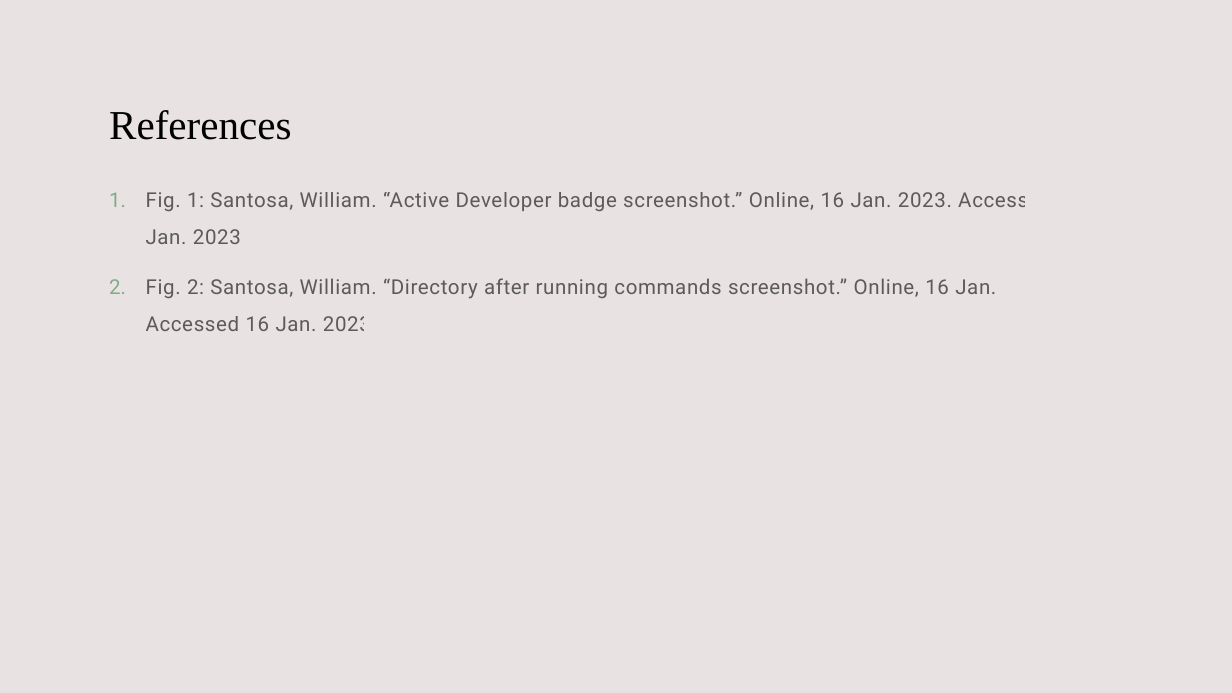
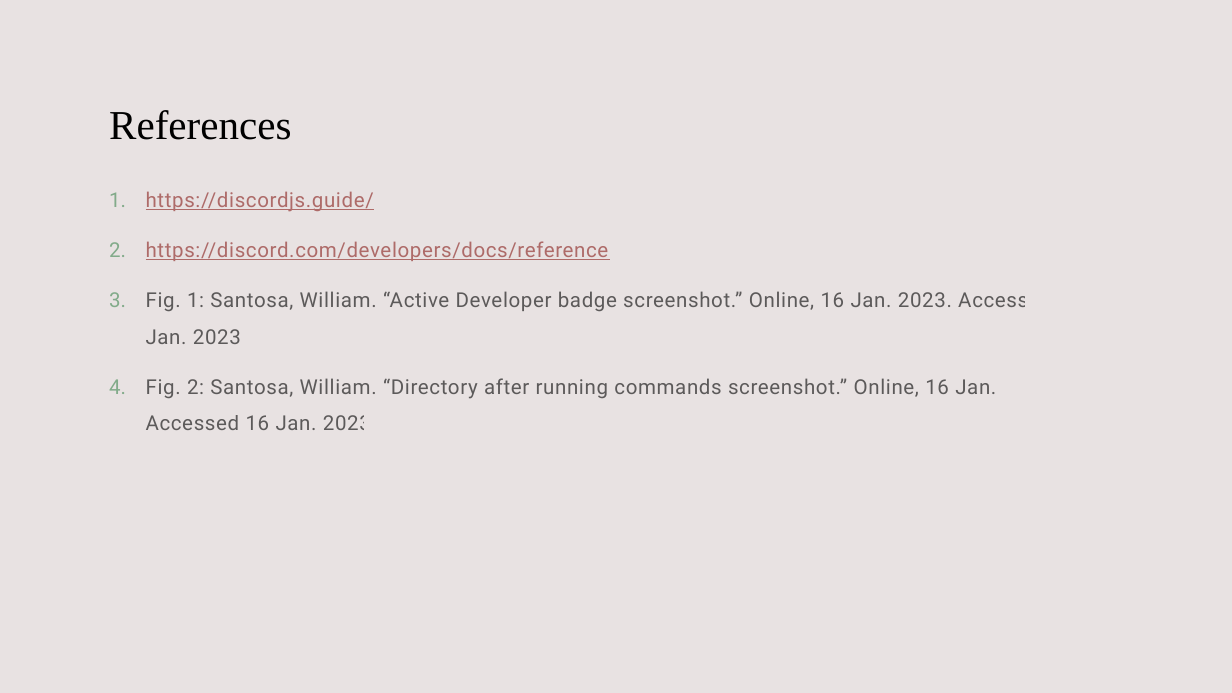
Before and after one commit to williamsantosa/cse185s-presentation, a slide deck: slide 20 of presentation.pptx (slide 6 before the commit). Drawn at 1232x693 pixels with LibreOffice and Linux fonts; fonts in the diff are those of the drawing. Boxes give left, top, right and bottom in pixels: in the first picture for what was removed or moved away, otherwise in the second. Text is boxed around its words. In the diff, an @@ line names an element or a change of style, - is before the commit and + after.

Commit message:
updated with presentation and finished bot

```diff
--- a/presentation.pptx
+++ b/presentation.pptx
@@ text at [146,191,609,261]: paragraphs added @@
+1. https://discordjs.guide/
+2. https://discord.com/developers/docs/reference
```
Also in this commit, not shown: 2 other slides changed, 14 slides added, 4 other files.
